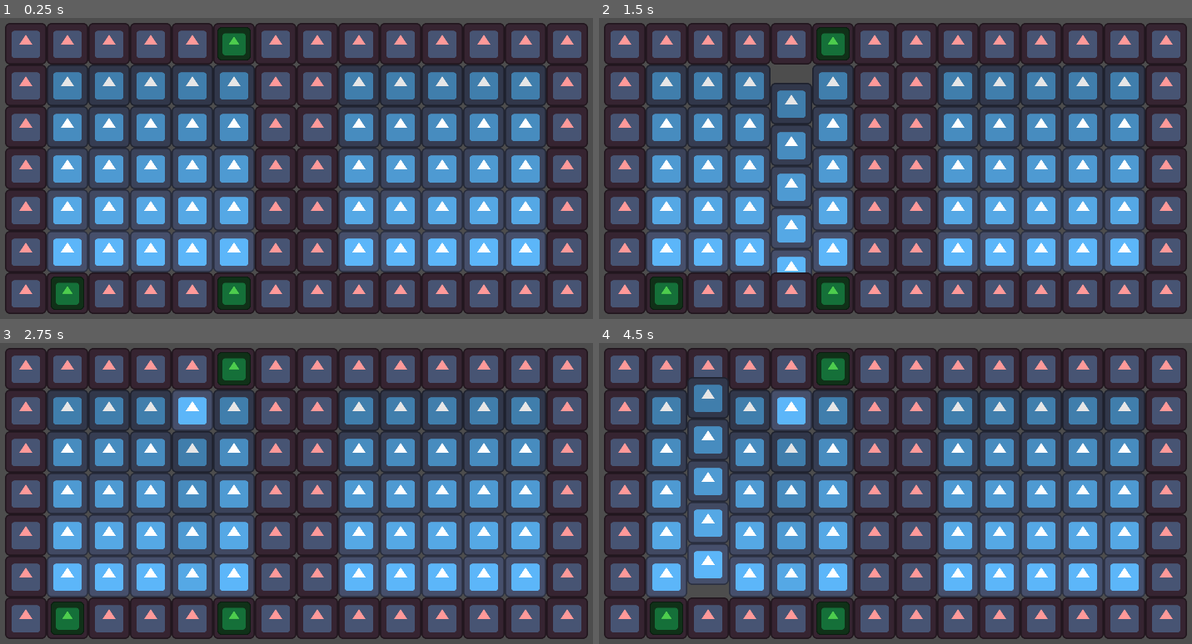
Above: before the commit, frames 1-4 (two rows, left to right).
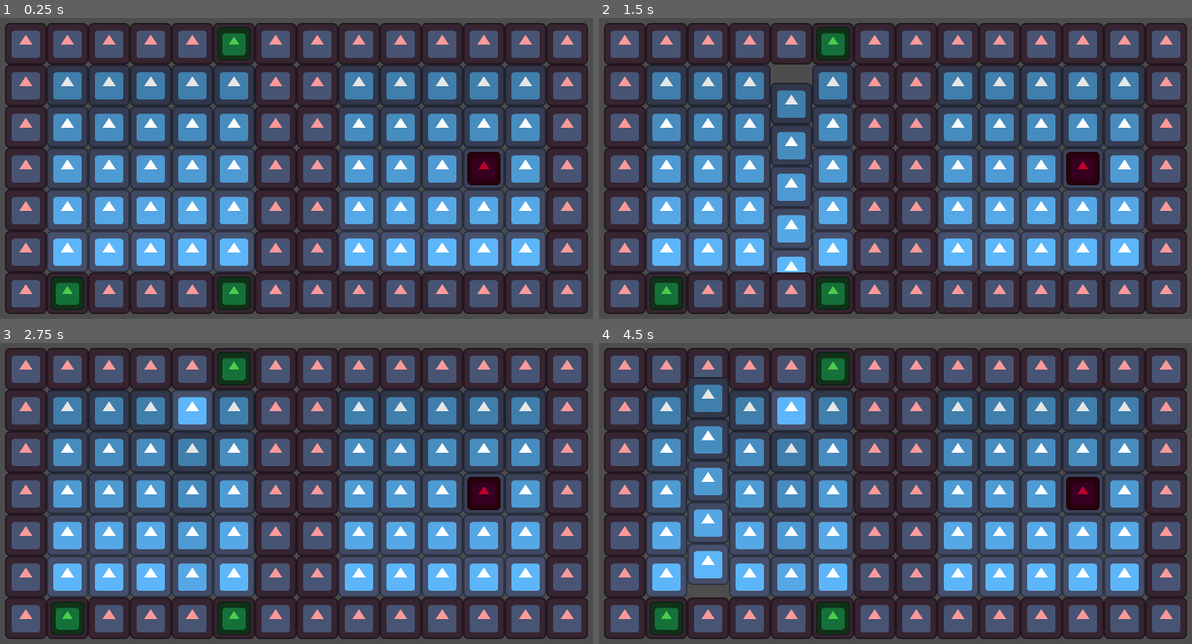
Above: after the commit, the same moments.

Repository: TyLanger/TileslidingTD
Game: Godot game, scene res://tile_grid/tile_grid.tscn
Two runs of this game, one before a commit and one after it. Both use one fixed random seed, a clock stepped at 60 frames per second and the inputs below. This scene is started directly instead of the project's main scene. The engine's default icon, where the game draws it, is replaced by a stand-in: a white triangle on a blue panel in a dark square.
Inputs (mouse positions are in pixels of both pictures, inside the frame that each line leads up to):
- Up to frame 1 (0.25 s): no input
- Up to frame 2 (1.5 s): tap Enter (ui_accept) at 0.5, 0.77, 1.25 s; move the mouse to (1055, 162) at 0.52 s; tap Space (Space) at 0.6 s; click (1055, 162) at 0.67 s; drag from (776, 198) to (871, 255) at 1.27 s
- Up to frame 3 (2.75 s): move the mouse to (373, 424) at 2.02 s; tap Space (Space) at 2.1 s; click (373, 424) at 2.17 s
- Up to frame 4 (4.5 s): tap Enter (ui_accept) at 2.75, 3.5, 3.77, 4.25 s; drag from (871, 580) to (705, 448) at 2.77 s; move the mouse to (1108, 562) at 3.52 s; tap Space (Space) at 3.6 s; click (1108, 562) at 3.67 s; drag from (705, 448) to (806, 412) at 4.27 s

The runs differ from the first frame. In frame 1, 0.6% of the frame differs, in the area x 78-85%, y 44-56%; in frame 2, 0.6%; in frame 3, 0.6%; in frame 4, 0.6%.
Error before the commit: Invalid access of index '9' on a base object of type: 'Array'. (res://tile_grid/tile_grid.gd:119)
Error after the commit: Invalid access of index '9' on a base object of type: 'Array'. (res://tile_grid/tile_grid.gd:129)

Commit message:
Enemy
Added an enemy that just travels to the left
Started with the phases of the turn - placing towers, then buffs, then
enemies, etc.

Diff:
--- /dev/null
+++ b/tile_grid/enemy.gd
@@ -0,0 +1,16 @@
+extends Node2D
+
+var can_move = true
+
+# Called when the node enters the scene tree for the first time.
+func _ready():
+	pass # Replace with function body.
+
+
+# Called every frame. 'delta' is the elapsed time since the previous frame.
+func _process(delta):
+	if(can_move):
+		position = position + Vector2(-1.0, 0.0)
+
+func set_move(new_move):
+	can_move = new_move
--- /dev/null
+++ b/tile_grid/enemy.tscn
@@ -0,0 +1,13 @@
+[gd_scene load_steps=3 format=3 uid="uid://dh2xfuos7rt6b"]
+
+[ext_resource type="Script" path="res://tile_grid/enemy.gd" id="1_mh75x"]
+[ext_resource type="Texture2D" uid="uid://bgprycbqd2tbx" path="res://assets/icon.svg" id="2_cjkly"]
+
+[node name="Node2D" type="Node2D"]
+position = Vector2(611, 344)
+script = ExtResource("1_mh75x")
+
+[node name="Sprite2D" type="Sprite2D" parent="."]
+modulate = Color(0.760784, 0, 0.172549, 1)
+scale = Vector2(0.5, 0.5)
+texture = ExtResource("2_cjkly")
--- a/tile_grid/tile_grid.gd
+++ b/tile_grid/tile_grid.gd
@@ -2,6 +2,7 @@
 
 @export var tile_scene: PackedScene
 @export var tower_scene: PackedScene
+@export var enemy_scene: PackedScene
 
 var offset = 96
 var tile_width = 80
@@ -22,6 +23,9 @@
 class ConveyorTower:
 	var tower: Node
 	var exists: bool
+
+enum GameState {VertTowers, HorPowerups, VertEnemies, HorEnemyBuffs, PreCombat, Combat, PostCombat}
+var current_state = GameState.VertTowers
 
 # Called when the node enters the scene tree for the first time.
 func _ready():
@@ -57,6 +61,8 @@
 	spawn_tower(5, 0)
 	spawn_tower(1, 6)
 	spawn_tower(5, 6)
+
+	spawn_enemy(11, 3)
 
 
 # Called every frame. 'delta' is the elapsed time since the previous frame.
@@ -96,7 +102,11 @@
 		#print("Mouse Motion at: ", event.position)
 		pass
 
-
+func spawn_enemy(x, y):
+	var enemy = enemy_scene.instantiate()
+	enemy.position = Vector2(offset + tile_width * x, offset + tile_width * y)
+	enemy.set_move(false)
+	add_child(enemy)
 
 func spawn_tower(x, y):
 	var tower = tower_scene.instantiate()
--- a/tile_grid/tile_grid.tscn
+++ b/tile_grid/tile_grid.tscn
@@ -1,10 +1,12 @@
-[gd_scene load_steps=4 format=3 uid="uid://dpboxbxs5f05f"]
+[gd_scene load_steps=5 format=3 uid="uid://dpboxbxs5f05f"]
 
 [ext_resource type="Script" path="res://tile_grid/tile_grid.gd" id="1_72qoe"]
 [ext_resource type="PackedScene" uid="uid://b7br6tdn24ftk" path="res://tile_grid/tile.tscn" id="2_27emv"]
 [ext_resource type="PackedScene" uid="uid://56tn76x8v5l0" path="res://tile_grid/tower.tscn" id="3_n4fl5"]
+[ext_resource type="PackedScene" uid="uid://dh2xfuos7rt6b" path="res://tile_grid/enemy.tscn" id="4_q7oio"]
 
 [node name="Node2D" type="Node2D"]
 script = ExtResource("1_72qoe")
 tile_scene = ExtResource("2_27emv")
 tower_scene = ExtResource("3_n4fl5")
+enemy_scene = ExtResource("4_q7oio")
--- a/tile_grid/tower.tscn
+++ b/tile_grid/tower.tscn
@@ -5,6 +5,7 @@
 [ext_resource type="Texture2D" uid="uid://bgprycbqd2tbx" path="res://assets/icon.svg" id="2_b12nj"]
 
 [node name="Node2D" type="Node2D"]
+position = Vector2(654, 307)
 script = ExtResource("1_dkjr5")
 arrow_scene = ExtResource("2_4sli6")
 
